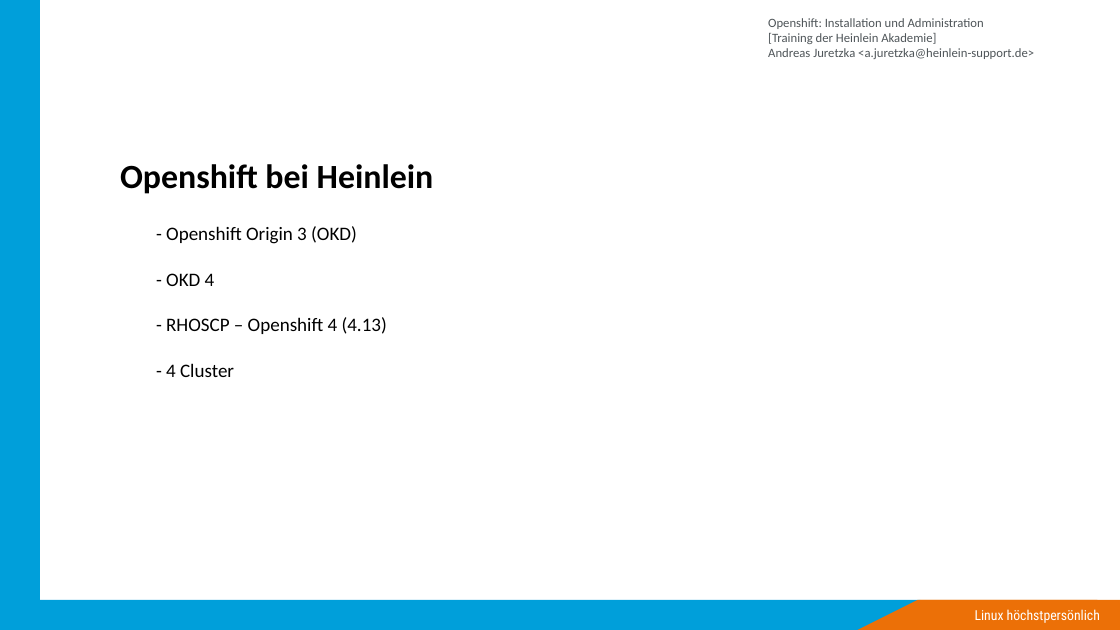
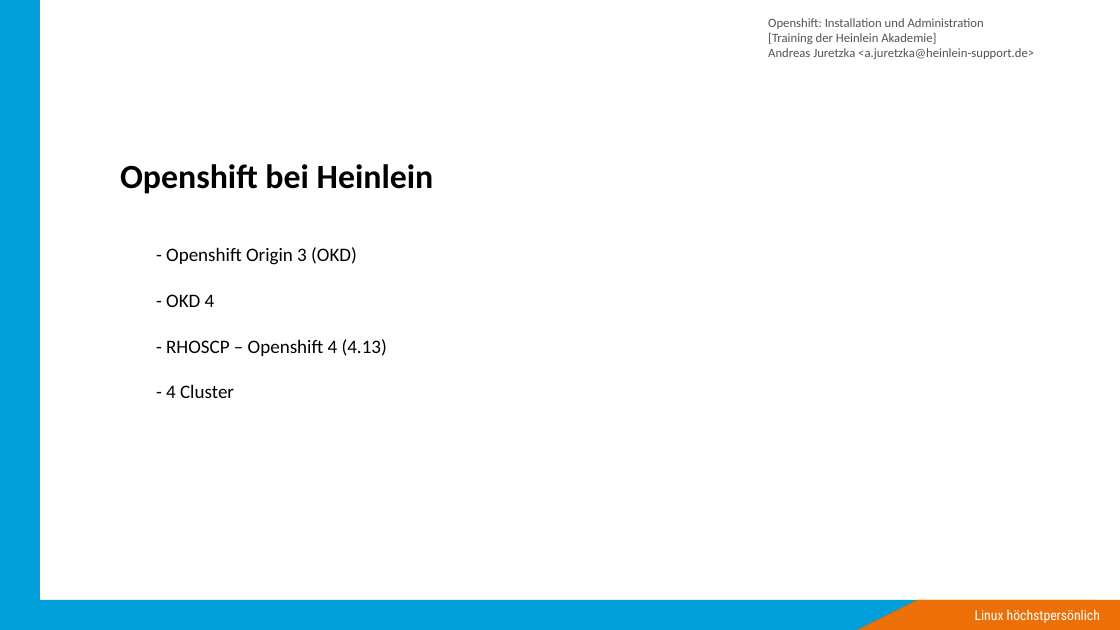
Before and after one commit to ajayten/openshift-kurs-folien, a slide deck: slide 3 of kurs-folien.odp. Drawn at 1120x630 pixels with LibreOffice and Linux fonts; fonts in the diff are those of the drawing; background and template pictures are left out. Boxes give left, top, right and bottom in pixels: in the first picture for what was removed or moved away, otherwise in the second. Text is boxed around its words. In the diff, an @@ line names an element or a change of style, - is before the commit and + after.

```diff
--- a/kurs-folien.odp
+++ b/kurs-folien.odp
@@ text "- Openshift Origin 3 (OKD)": place and size @@
-text "- Openshift Origin 3 (OKD)" at <box>166,226,387,377</box>
+text "- Openshift Origin 3 (OKD)" at <box>166,247,387,398</box>
```
Also in this commit, not shown: 9 other slides changed, 49 slides added, 6 slides removed, 1 other file.
